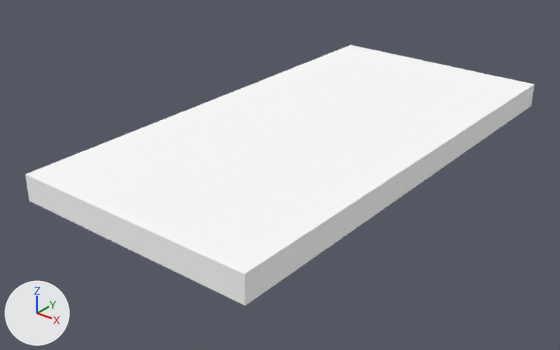
The glTF model assets/tiles/straightTile.gltf as it was, and as the next commit left it.
Before and after are seen from a 50 mm camera at (5.08, -7.01, 3.65) aimed at (-0.19, -0.42, -0.43). Arrows for +X, +Y and +Z are at lower left; the lights stay in place. The picture after the commit comes second. Vertices at exactly the same position are counted once.

Script lines for the objects in view, before the commit:
```python
mat_material_0 = principled_material('Material_0')
mat_material_0.base_color = (1.0, 1.0, 1.0)  # white #ffffff
mat_material_0.roughness = 1.0
me_mesh_0 = bpy.data.meshes.new('Mesh_0')
me_mesh_0.from_pydata(...)  # a box spanning x -1.5..1.5, y -3.0..3.0, z -0.16..0.16
me_mesh_0.materials.append(mat_material_0)  # white #ffffff
ob_mesh = bpy.data.objects.new('mesh', me_mesh_0)
ob_mesh.location = (0.0, 0.0, 0.0)
```
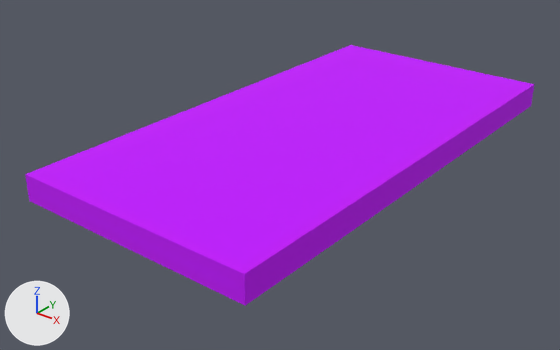
What differs and where, as boxes [x1, y1, x2, y2] in the pictures (560 x 350 px):
'mesh', surface changed (white to purple)
    both: [25, 45, 534, 305]

The change, as a diff of the scene's bpy script:
```diff
--- a/assets/tiles/straightTile.gltf.py
+++ b/assets/tiles/straightTile.gltf.py
@@ img_image_0 @@
+img_image_0 = load_image('Image_0', '_unpacked/Image_0', 256, 256, 'sRGB')
@@ mat_material_0 @@
 mat_material_0 = bpy.data.materials.new('Material_0')
-# nodes: BsdfPrincipled, OutputMaterial
-# colours: white #ffffff
+# nodes: BsdfPrincipled, Math x2, OutputMaterial, TexImage
+# uses the picture img_image_0
@@ me_mesh_0 @@
 me_mesh_0.from_pydata(...)  # 8 vertices, 12 faces; spans x -1.5..1.5, y -3.0..3.0, z -0.16..0.16
 # used by ob_mesh; location = (0.0, 0.0, 0.0)
+# me_mesh_0 part 1: 12 kept faces spanning x -1.5..1.5, y -3.0..3.0, z -0.16..0.16 get new texture (UV) coordinates
 me_mesh_0.materials.append(mat_material_0)
```
